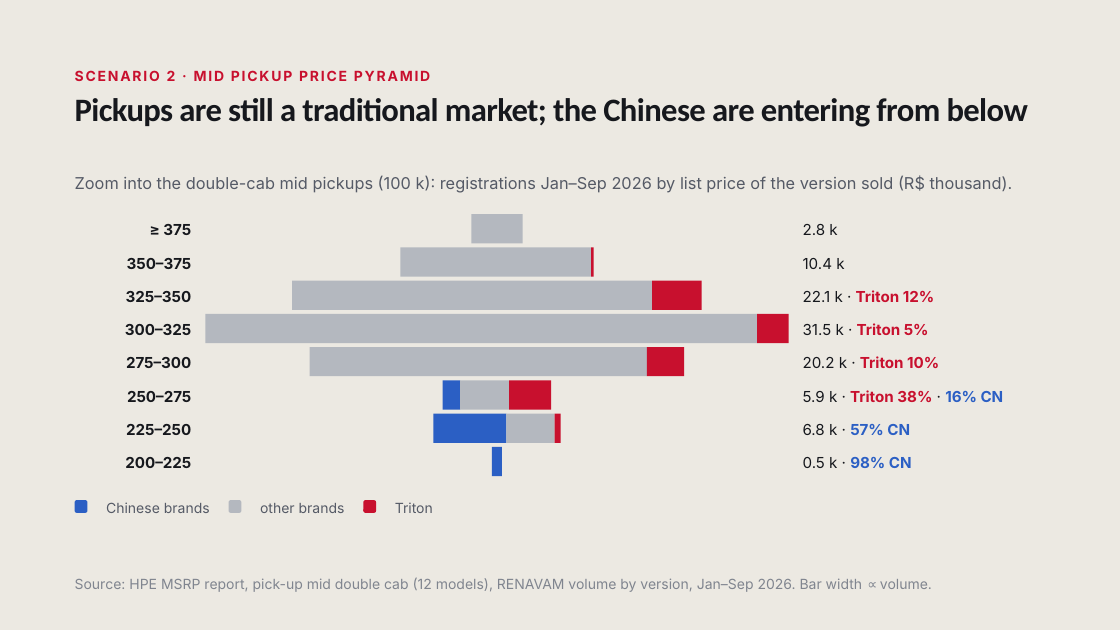
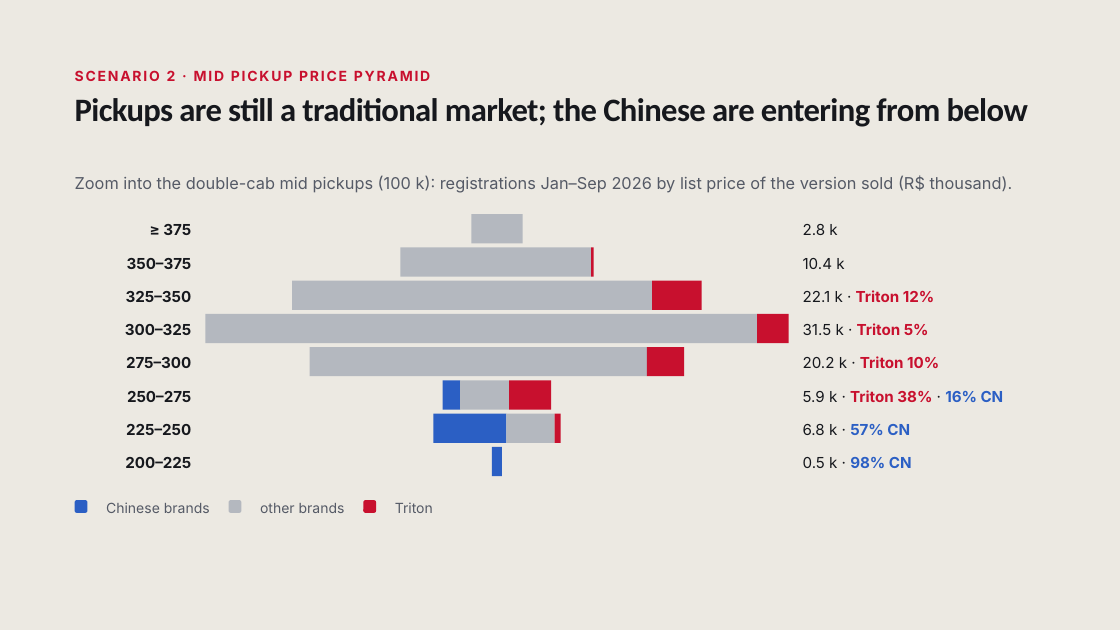
Before and after one commit to FLeone2/mercado-atlas, a slide deck: slide 24 of Mitsubishi_Brazil_Market_Network_Nov2026.pptx (slide 22 before the commit). Drawn at 1120x630 pixels with LibreOffice and Linux fonts; fonts in the diff are those of the drawing. Boxes give left, top, right and bottom in pixels: in the first picture for what was removed or moved away, otherwise in the second. Text is boxed around its words. In the diff, an @@ line names an element or a change of style, - is before the commit and + after.

```diff
--- a/Mitsubishi_Brazil_Market_Network_Nov2026.pptx
+++ b/Mitsubishi_Brazil_Market_Network_Nov2026.pptx
@@ text removed at bbox=[75, 577, 932, 592] @@
-Source: HPE MSRP report, pick-up mid double cab (12 models), RENAVAM volume by version, Jan–Sep 2026. Bar width ∝ volume.
```
Also in this commit, not shown: 37 other slides changed, 3 slides added.
